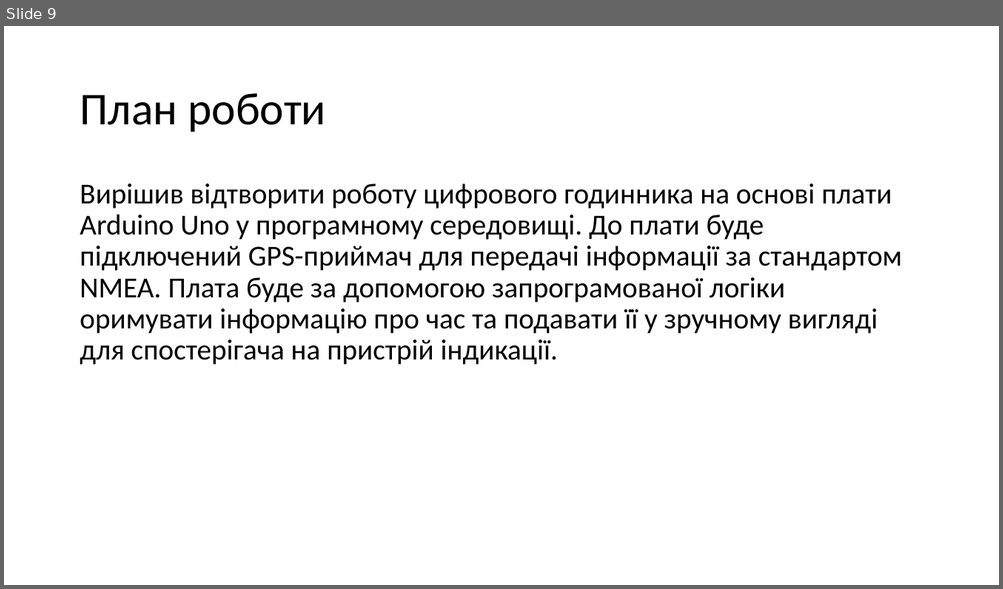
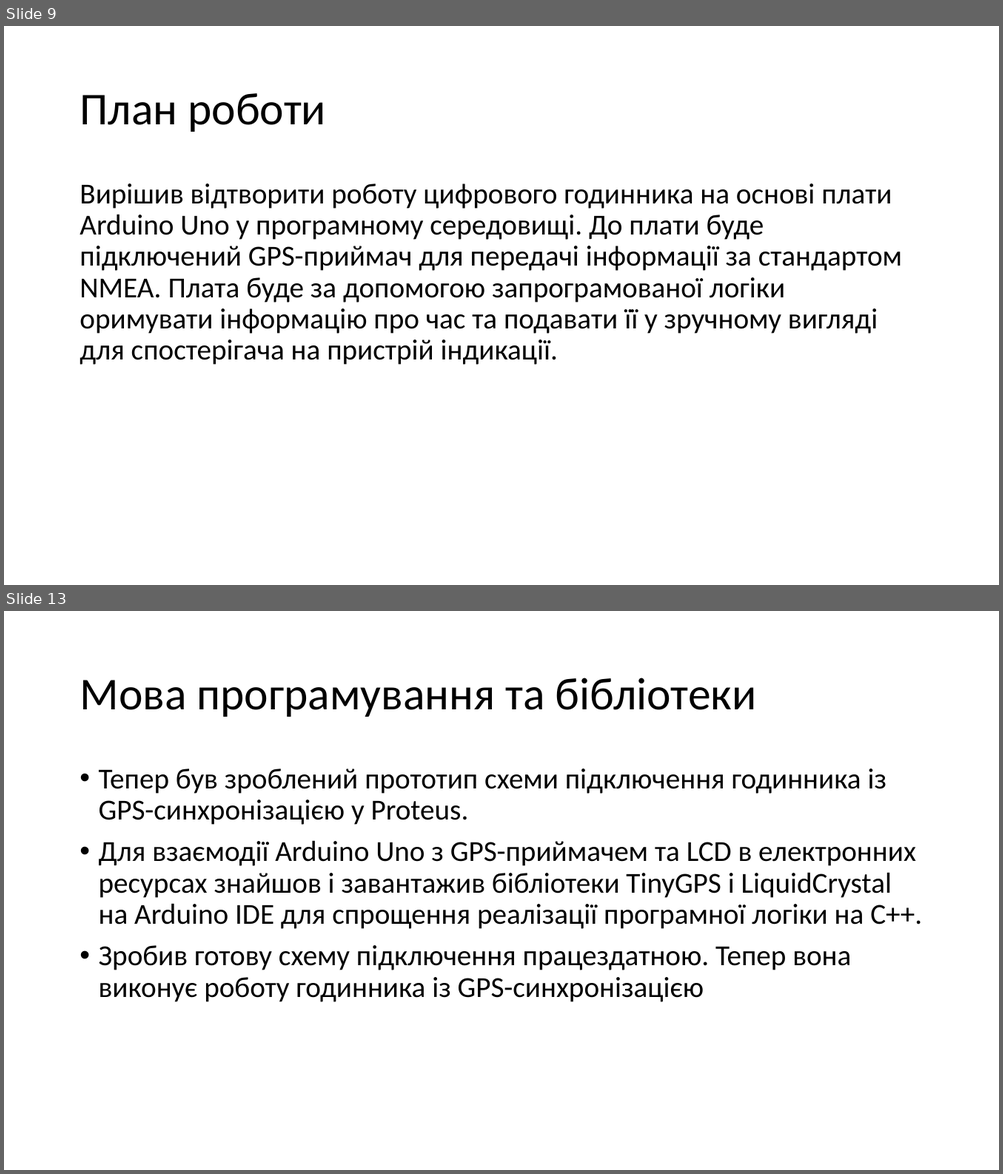
Before and after one commit to Vadym-Havryliuk/University-2, a slide deck: Доповідь 2.pptx. Shown one above the other, each under a label of ours: slide 9 before the commit, slides 9 and 13 after it; the slides between them are not shown. The pictures are 1003x589 and 1003x1174 pixels, drawn with LibreOffice and Linux fonts; fonts in the diff are those of the drawing. Boxes give left, top, right and bottom in pixels: in the first picture for what was removed or moved away, otherwise in the second. Text is boxed around its words. In the diff, an @@ line names an element or a change of style, - is before the commit and + after.

```diff
--- a/Доповідь 2.pptx
+++ b/Доповідь 2.pptx
@@ slide 13 added at (4,611,999,1170), background #FFFFFF @@
@@ title added at (79,678,757,717), 44 pt, text #000000 @@
+Мова програмування та бібліотеки
@@ text added at (99,769,922,1002), 28 pt, text #000000 @@
+• Тепер був зроблений прототип схеми підключення годинника із GPS-синхронізацією у Proteus.
+• Для взаємодії Arduino Uno з GPS-приймачем та LCD в електронних ресурсах знайшов і завантажив бібліотеки TinyGPS і LiquidCrystal на Arduino IDE для спрощення реалізації програмної логіки на C++.
+• Зробив готову схему підключення працездатною. Тепер вона виконує роботу годинника із GPS-синхронізацією
```
Also in this commit, not shown: 1 slide changed, 4 other slides added, 1 slide removed.
